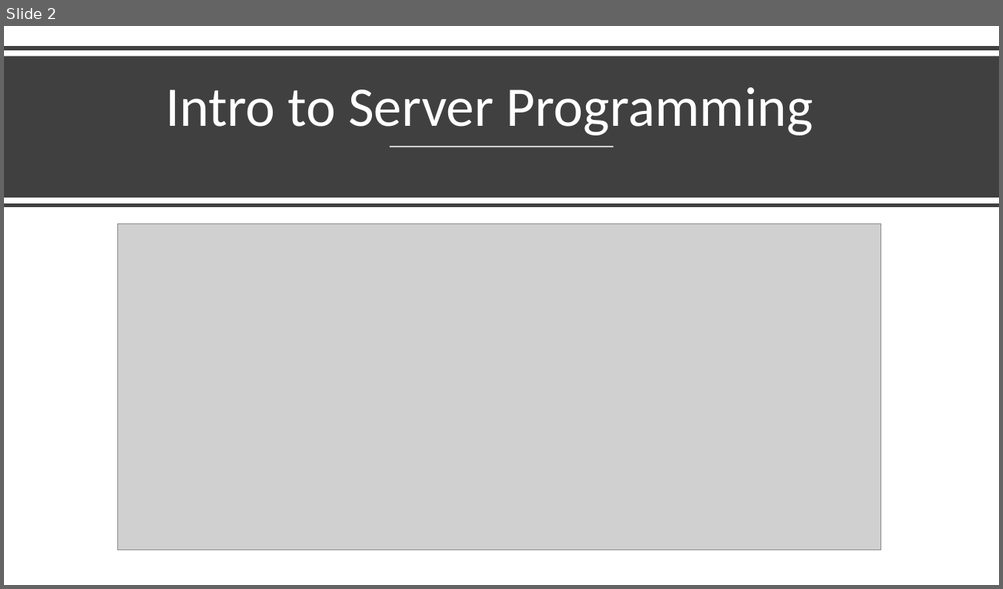
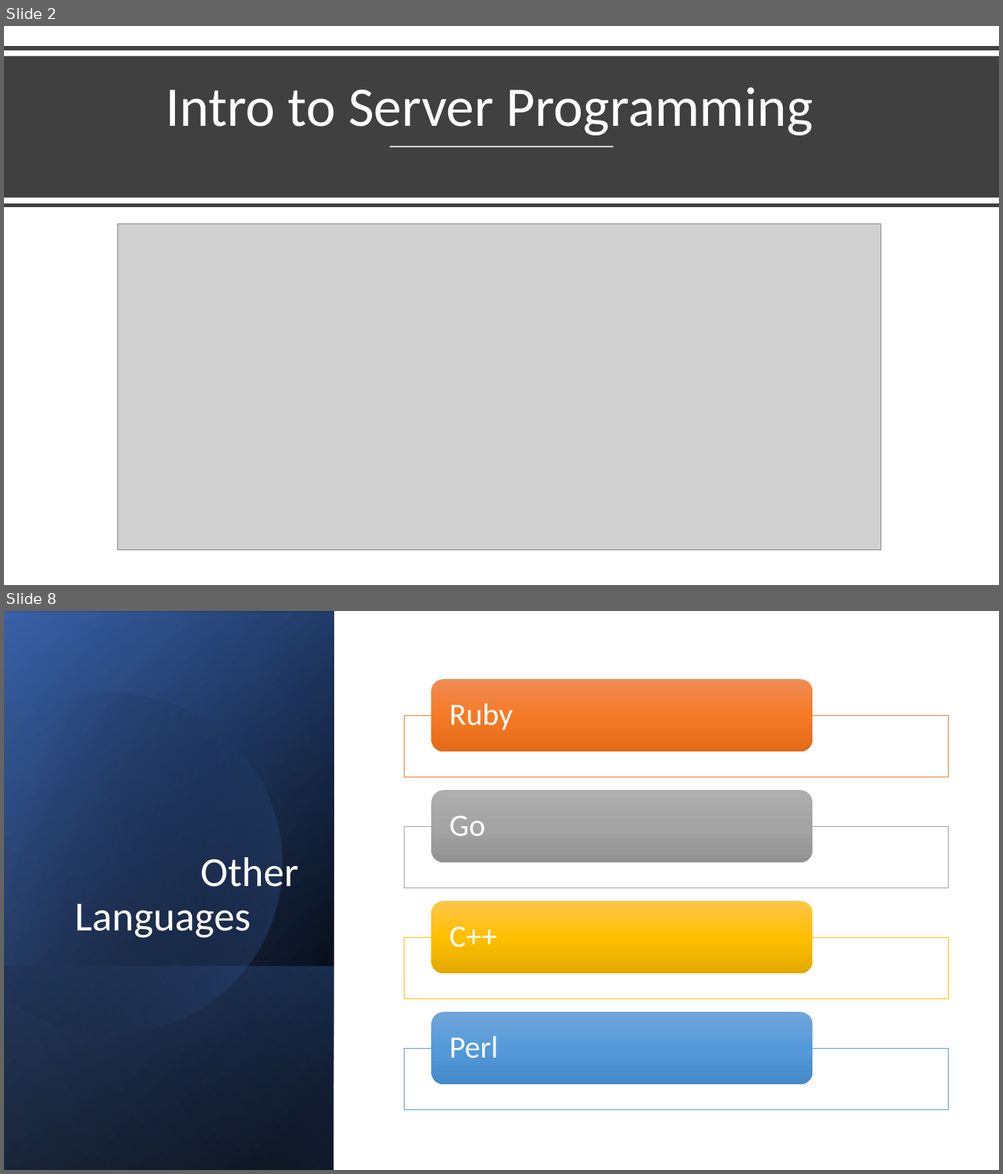
Before and after one commit to Tyler242/tyler242.github.io, a slide deck: server-side-languages.pptx. Shown one above the other, each under a label of ours: slide 2 before the commit, slides 2 and 8 after it; the slides between them are not shown. The pictures are 1003x589 and 1003x1174 pixels, drawn with LibreOffice and Linux fonts; fonts in the diff are those of the drawing; grey boxes stand for pictures. Boxes give left, top, right and bottom in pixels: in the first picture for what was removed or moved away, otherwise in the second. Text is boxed around its words. In the diff, an @@ line names an element or a change of style, - is before the commit and + after.

```diff
--- a/server-side-languages.pptx
+++ b/server-side-languages.pptx
@@ slide 8 added at bbox=[4, 611, 999, 1170], background #FFFFFF @@
@@ rectangle added at bbox=[4, 611, 334, 1170], fill gradient #000000 to #2F5597 @@
@@ rectangle added at bbox=[4, 612, 334, 1170], fill gradient #000000 to #4472C4 @@
@@ rectangle added at bbox=[4, 611, 334, 1170], fill gradient #000000 to #8FAADC @@
@@ freeform shape added at bbox=[4, 652, 323, 1068], fill gradient #000000 to #4472C4 @@
@@ title added at bbox=[75, 857, 298, 938], 40 pt, text #FFFFFF @@
+Other Languages
@@ rectangle added at bbox=[4, 966, 334, 1170], fill gradient #4472C4 to #000000 @@
@@ group added at bbox=[404, 680, 948, 1111]: 4 rectangles, 4 rounded rectangles, 4 texts @@
+Ruby
+Go
+C++
+Perl
```
Also in this commit, not shown: 1 slide changed, 5 other slides added, 5 slides removed.
